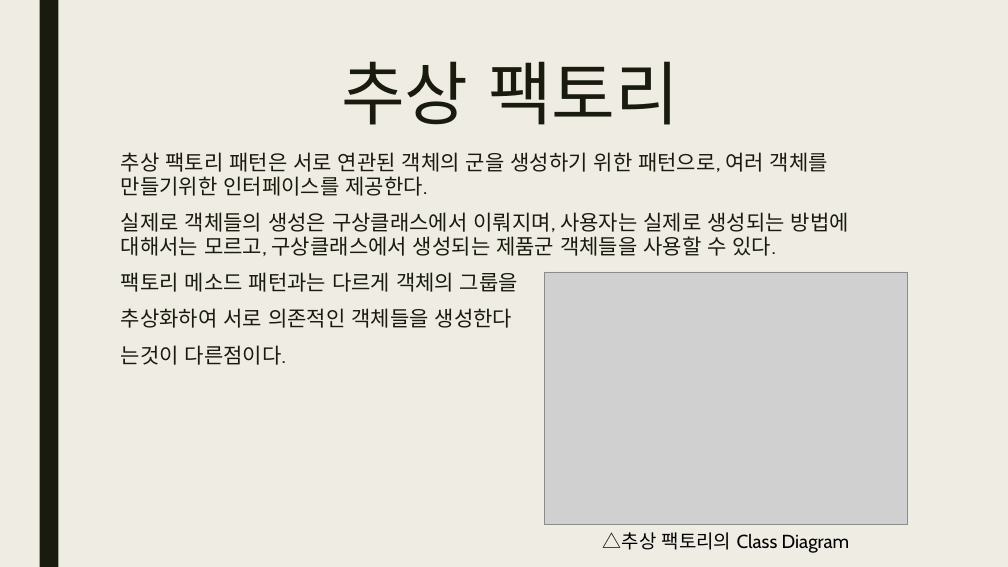
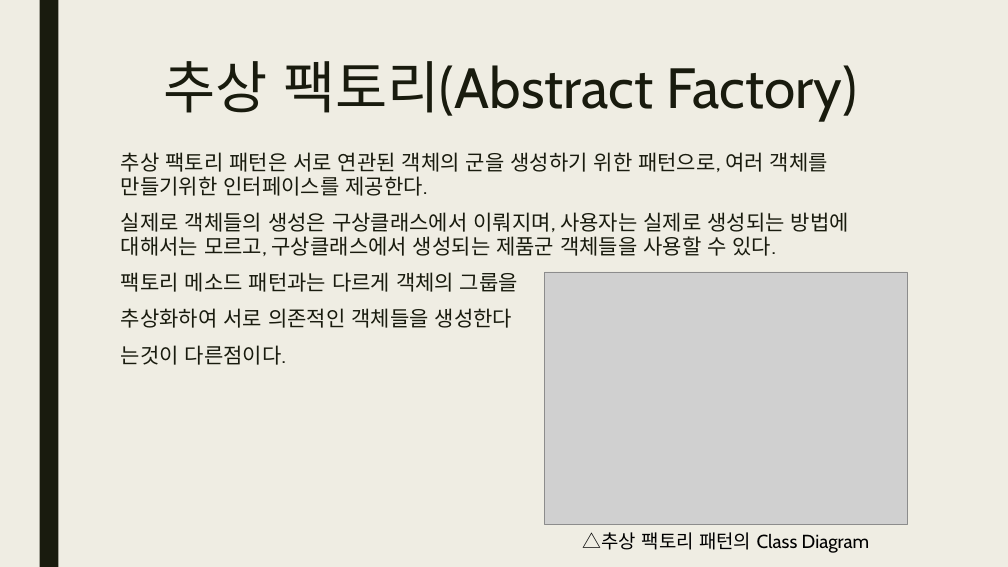
Before and after one commit to tonnac/Study_0, a slide deck: slide 4 of Design_Pattern.pptx. Drawn at 1008x567 pixels with LibreOffice and Linux fonts; fonts in the diff are those of the drawing; grey boxes stand for pictures. Boxes give left, top, right and bottom in pixels: in the first picture for what was removed or moved away, otherwise in the second. Text is boxed around its words. In the diff, an @@ line names an element or a change of style, - is before the commit and + after.

```diff
--- a/Design_Pattern.pptx
+++ b/Design_Pattern.pptx
@@ title at <box>163,61,857,121</box>: text changed; size 66 to 54 pt @@
-추상 팩토리
+추상 팩토리(Abstract Factory)
@@ text at <box>583,532,870,553</box>: text changed @@
-△추상 팩토리의 Class Diagram
+△추상 팩토리 패턴의 Class Diagram
```
Also in this commit, not shown: 2 other slides changed, 3 slides added.
